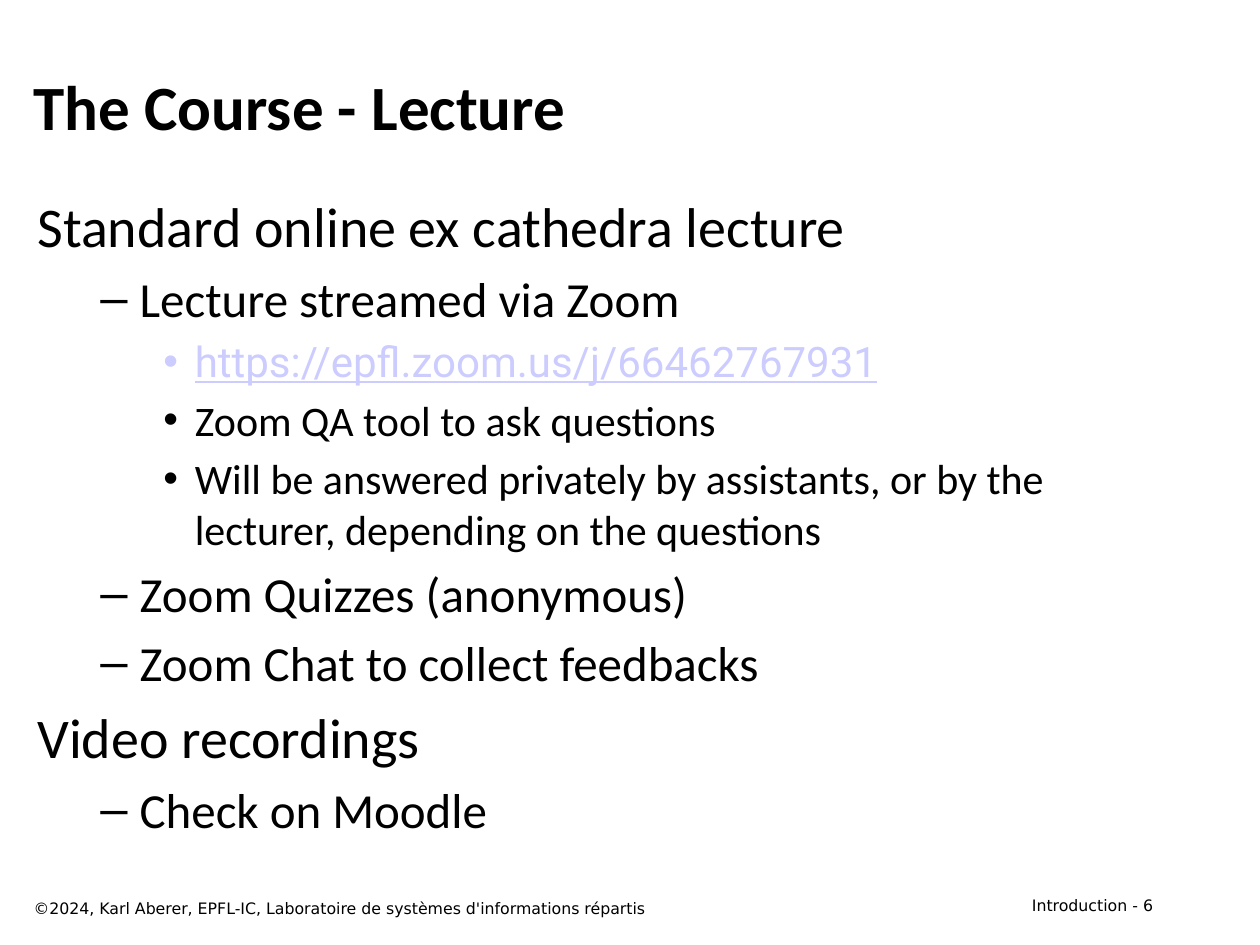
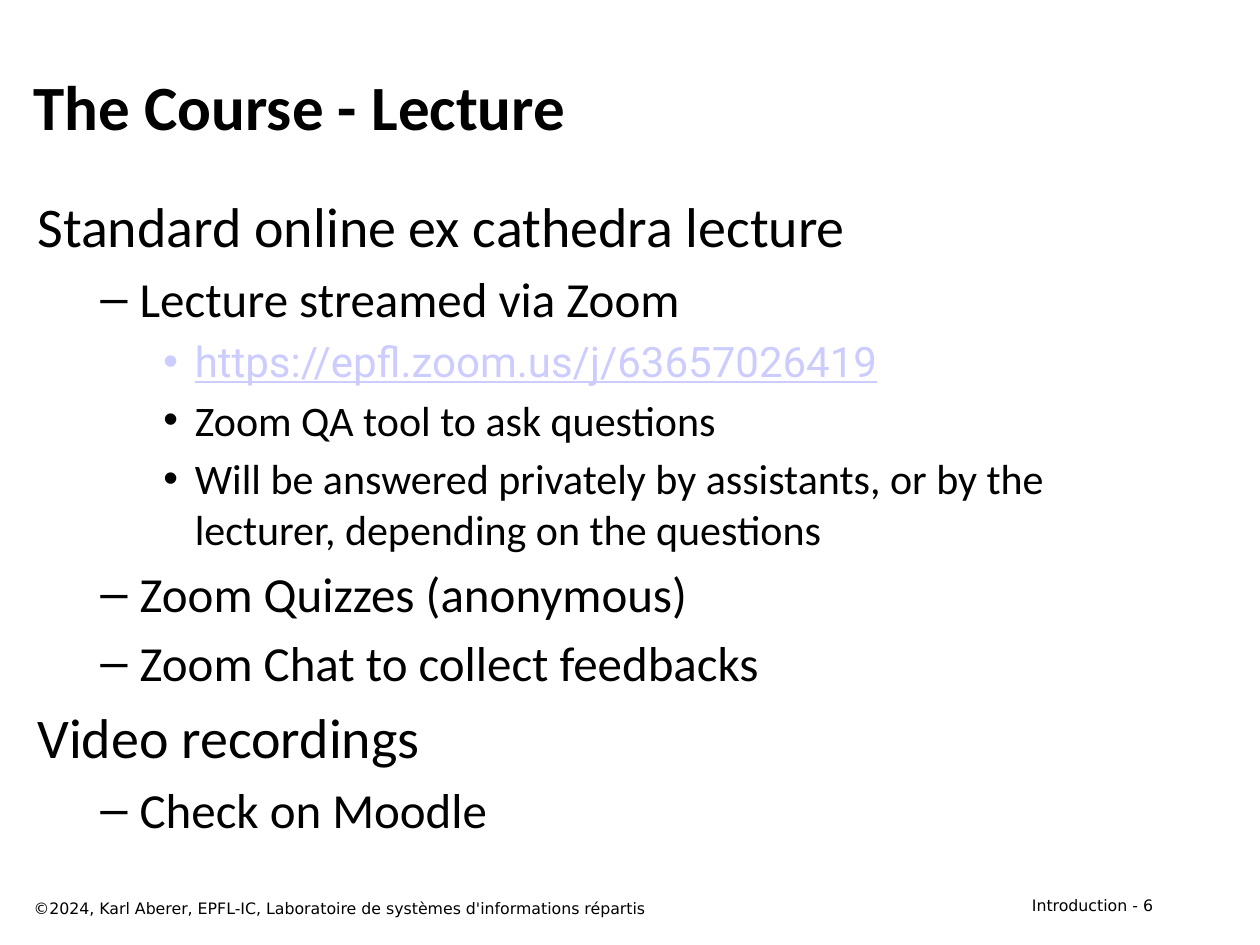
Before and after one commit to LSIR/DIS, a slide deck: slide 6 of Lectures/week 1/week 1 - Course Information 2024.pptx. Drawn at 1260x945 pixels with LibreOffice and Linux fonts; fonts in the diff are those of the drawing. Boxes give left, top, right and bottom in pixels: in the first picture for what was removed or moved away, otherwise in the second. Text is boxed around its words. In the diff, an @@ line names an element or a change of style, - is before the commit and + after.

```diff
--- a/Lectures/week 1/week 1 - Course Information 2024.pptx
+++ b/Lectures/week 1/week 1 - Course Information 2024.pptx
@@ text at [195, 345, 877, 386]: text changed @@
-    • https://epfl.zoom.us/j/66462767931
+    • https://epfl.zoom.us/j/63657026419
```
Also in this commit, not shown: 2 other slides changed, 1 other file.
